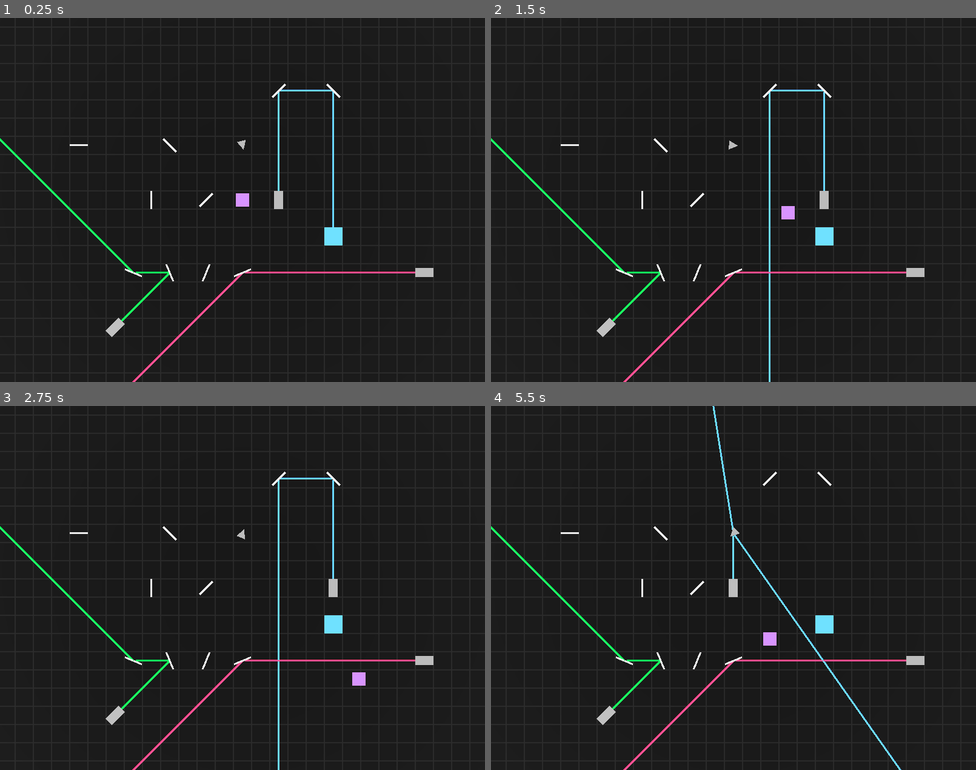
Above: before the commit, frames 1-4 (two rows, left to right).
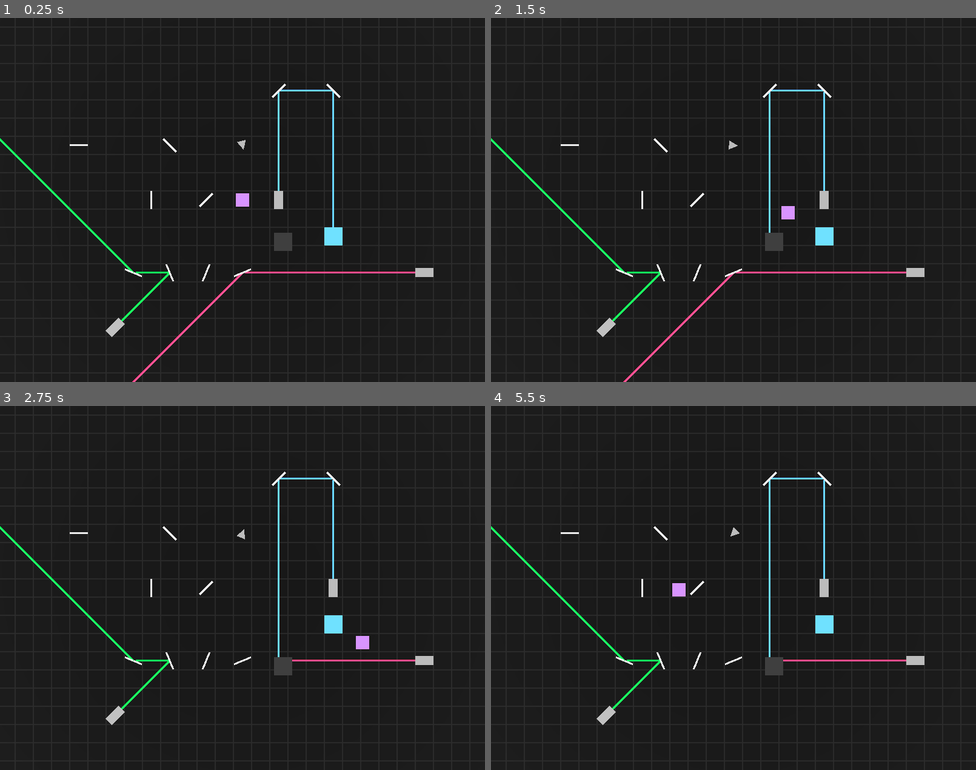
Above: after the commit, the same moments.

Repository: RiverApril/EnergyJam
Game: Godot game, scene res://main_scene.tscn
The game is run twice, just before and just after one commit, with the same random seed, the same clock (stepped at 60 frames per second) and the same inputs.
Inputs (mouse positions are in pixels of both pictures, inside the frame that each line leads up to):
- Up to frame 1 (0.25 s): no input
- Up to frame 2 (1.5 s): tap Enter at 0.5 s; move the mouse to (840, 181) at 0.52 s; hold D (Right) 0.53-1.28 s; move the mouse to (636, 218) at 1.27 s; hold S (Down) from 1.28 s (still down)
- Up to frame 3 (2.75 s): move the mouse to (291, 507) at 2.02 s; release S (Down) at 2.03 s; hold D (Right) from 2.03 s (still down)
- Up to frame 4 (5.5 s): move the mouse to (709, 660) at 2.77 s; release D (Right) at 2.78 s; hold W (Up) 2.78-3.53 s; move the mouse to (879, 642) at 3.52 s; hold A (Left) 3.53-5.03 s; move the mouse to (588, 533) at 4.27 s; move the mouse to (757, 588) at 5.02 s; hold S (Down) from 5.03 s (still down)

The runs differ from the first frame. In frame 1, 0.2% of the frame differs, in the area x 56-61%, y 59-64%; in frame 2, 0.3%; in frame 3, 0.7%; in frame 4, 1.6%, in the area x 27-85%, y 0-100%.

Commit message:
Added a blcok
Added a block to the scene to test git

Diff:
--- a/main_scene.tscn
+++ b/main_scene.tscn
@@ -9,6 +9,7 @@
 [ext_resource type="Script" path="res://scripts/glow.gd" id="6_iyo05"]
 [ext_resource type="Script" path="res://scripts/spinner.gd" id="6_vheie"]
 [ext_resource type="Material" uid="uid://dsuqswa503vte" path="res://materials/on_material.tres" id="8_3wg5y"]
+[ext_resource type="PackedScene" uid="uid://u1lex88s588t" path="res://objects/block.tscn" id="10_fs3bd"]
 
 [sub_resource type="ProceduralSkyMaterial" id="ProceduralSkyMaterial_jq2it"]
 sky_top_color = Color(0.655778, 0.765712, 1, 1)
@@ -122,3 +123,6 @@
 mesh_instance = NodePath("../MeshInstance3D")
 off_material = ExtResource("6_7ebnx")
 on_material = ExtResource("8_3wg5y")
+
+[node name="Block" parent="." instance=ExtResource("10_fs3bd")]
+transform = Transform3D(1, 0, 0, 0, 1, 0, 0, 0, 1, 2.25, -0.0448074, 2.29546)
Not shown: 1 places in main_scene.tscn that only renumber resources
